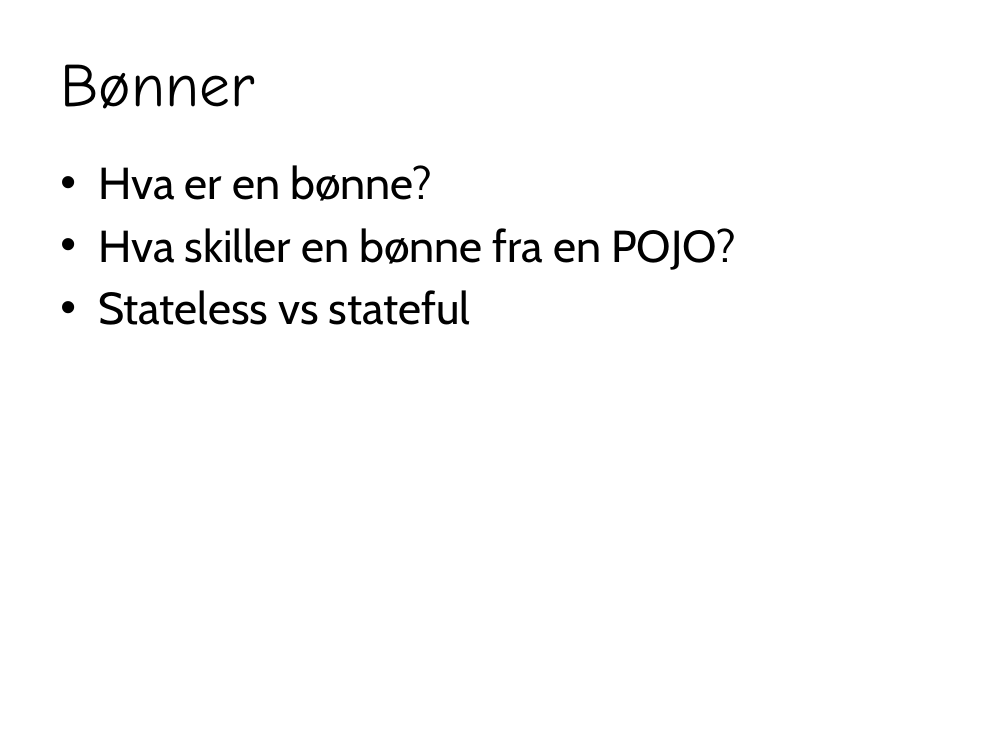
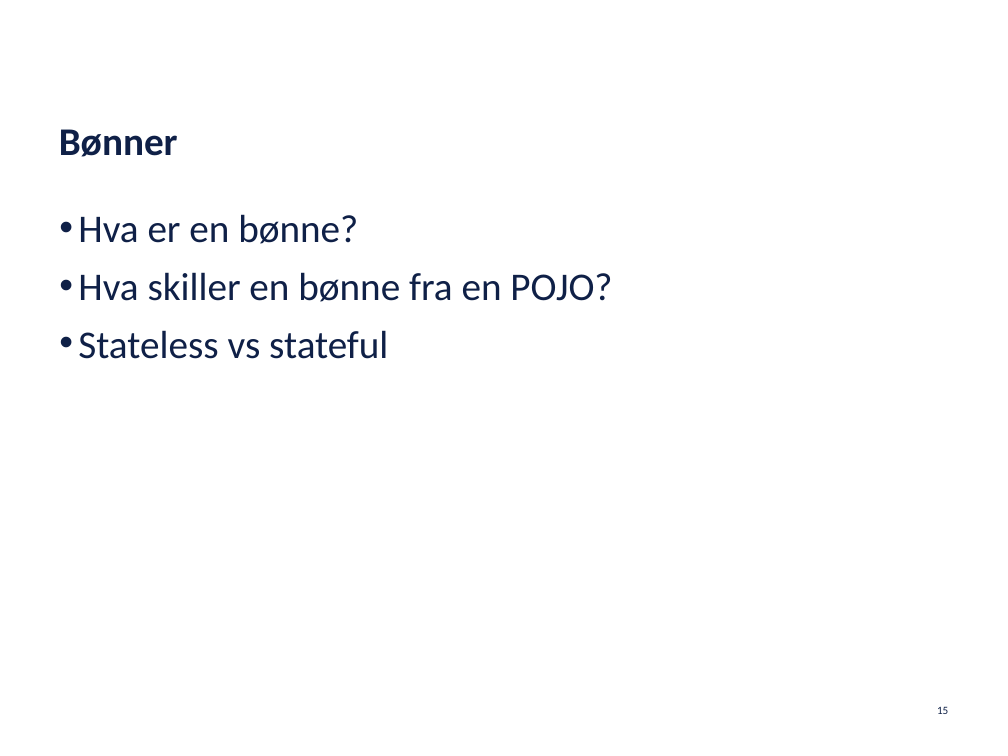
Before and after one commit to netcompanyno/springKurs, a slide deck: slide 15 of adm/Spring.pptx. Drawn at 1008x756 pixels with LibreOffice and Linux fonts; fonts in the diff are those of the drawing; background and template pictures are left out. Boxes give left, top, right and bottom in pixels: in the first picture for what was removed or moved away, otherwise in the second. Text is boxed around its words. In the diff, an @@ line names an element or a change of style, - is before the commit and + after.

```diff
--- a/adm/Spring.pptx
+++ b/adm/Spring.pptx
@@ title "Bønner" moved from (x1=60, y1=64, x2=254, y2=109) to (x1=59, y1=129, x2=178, y2=157) @@
@@ title "Bønner" at (x1=59, y1=129, x2=178, y2=157): size 44 to 28 pt, font Comic Neue to Calibri, text colour #000000 to #0F2047, bold on; line spacing 1 to 23pt; vertical alignment middle to bottom @@
@@ text "Hva er en bønne?" moved from (x1=98, y1=165, x2=736, y2=325) to (x1=78, y1=214, x2=612, y2=359) @@
@@ text "Hva er en bønne?" at (x1=78, y1=214, x2=612, y2=359): size 32 to 28 pt, font Cabin to Calibri, text colour #000000 to #0F2047; indent changed; more space between paragraphs @@
@@ page number added at (x1=937, y1=706, x2=948, y2=714), 8 pt, text #0F2047 @@
+15
```
Also in this commit, not shown: 25 other slides changed, 1 slide added, 1 slide removed, 2 other files.
